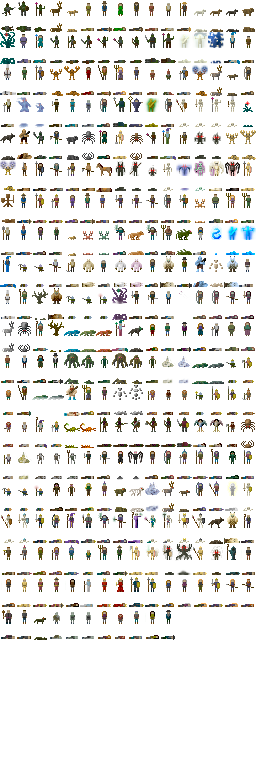
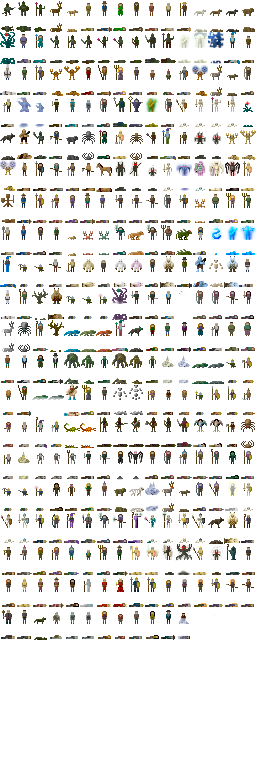
The second (256, 768) image is a revision of the first. Changes to its layers:
painted on "Background" over [177, 613, 216, 640]
